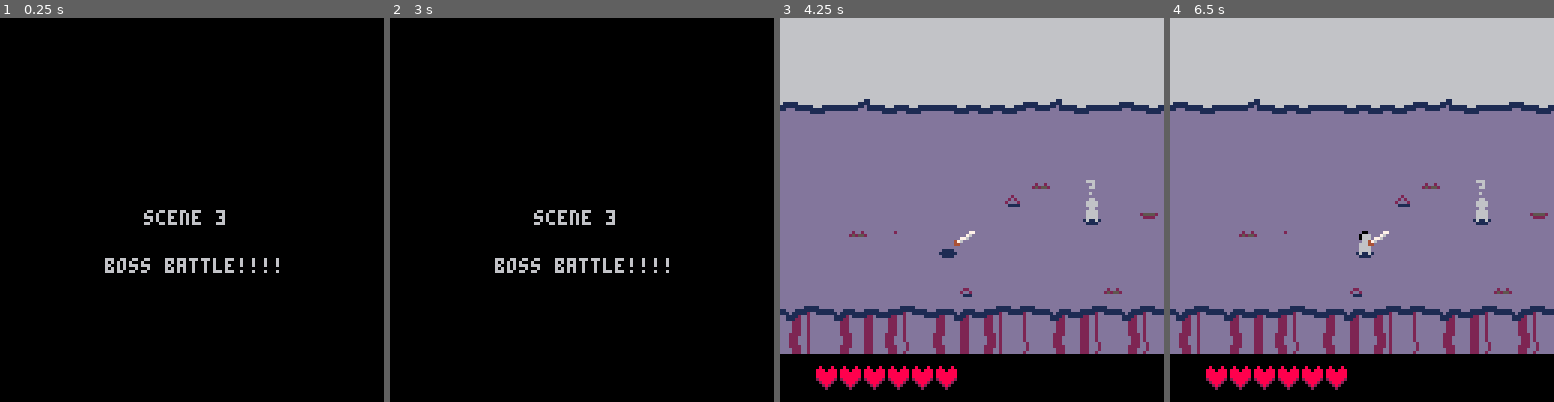
Above: before the commit, frames 1-4 (left to right).
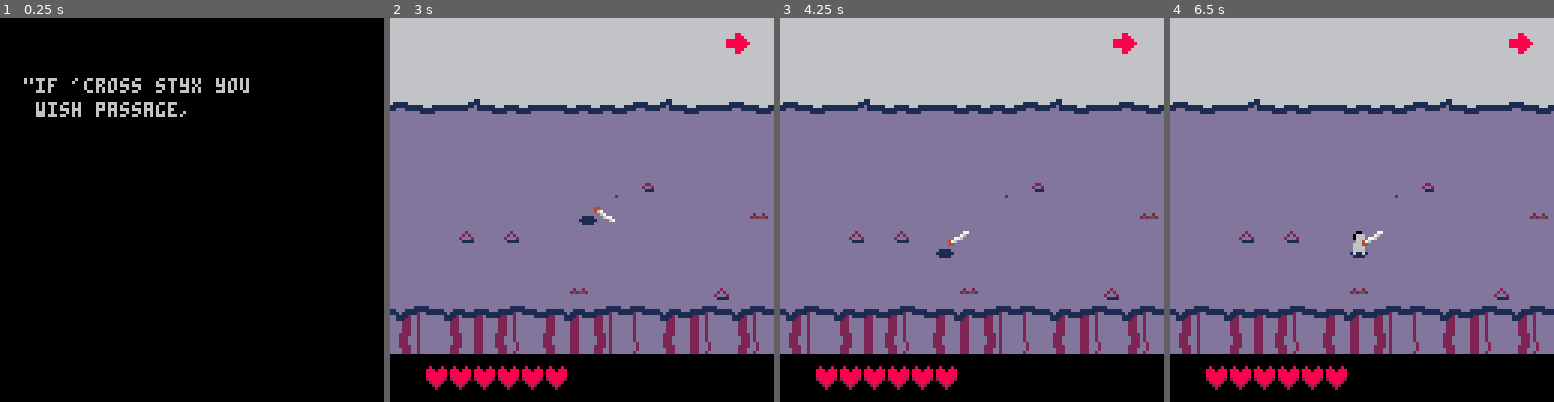
Above: after the commit, the same moments.

Repository: akbiggs/Scuffle
Game: PICO-8 cartridge scuffle.p8
Two runs of this game, one before a commit and one after it. Both use one fixed random seed, a clock stepped at 60 frames per second and the inputs below.
Inputs:
- Up to frame 1 (0.25 s): no input
- Up to frame 2 (3 s): tap X (X key) at 0.33, 1.07, 1.85, 2.97 s; tap O (Z key) at 0.7, 1.7, 2.1, 2.5, 2.9 s; hold Right 1.6-2.1 s; hold Up 2.15-2.42 s; hold Right from 2.47 s (still down)
- Up to frame 3 (4.25 s): release Right at 3.03 s; hold Left 3.08-3.58 s; tap O (Z key) at 3.3, 3.7, 4.1 s; hold Down 3.63-3.97 s; hold Right from 4.02 s (still down); tap X (X key) at 4.08 s
- Up to frame 4 (6.5 s): tap O (Z key) every 0.4 s from 4.5 to 6.1 s; release Right at 4.68 s; hold Up 4.73-5.03 s; hold Left 5.08-5.68 s; tap X (X key) at 5.2, 6.32 s; hold Down 5.73-6.03 s; hold Right from 6.08 s (still down)

The runs differ from the first frame. In frame 1, 2.5% of the frame differs, in the area x 6-73%, y 15-67%; in frame 2, 89%, in the area x 0-100%, y 0-97%; in frame 3, 1.1%; in frame 4, 1.3%.

Commit message:
back to stage 1

Diff:
--- a/scuffle.p8
+++ b/scuffle.p8
@@ -1977,7 +1977,7 @@
 		-- buttons, skip it
 		state.skip_intro_presses = 0
 
-  start_stage(3, state)
+  start_stage(1, state)
 
   -- uncomment this to
   -- skip long intro
